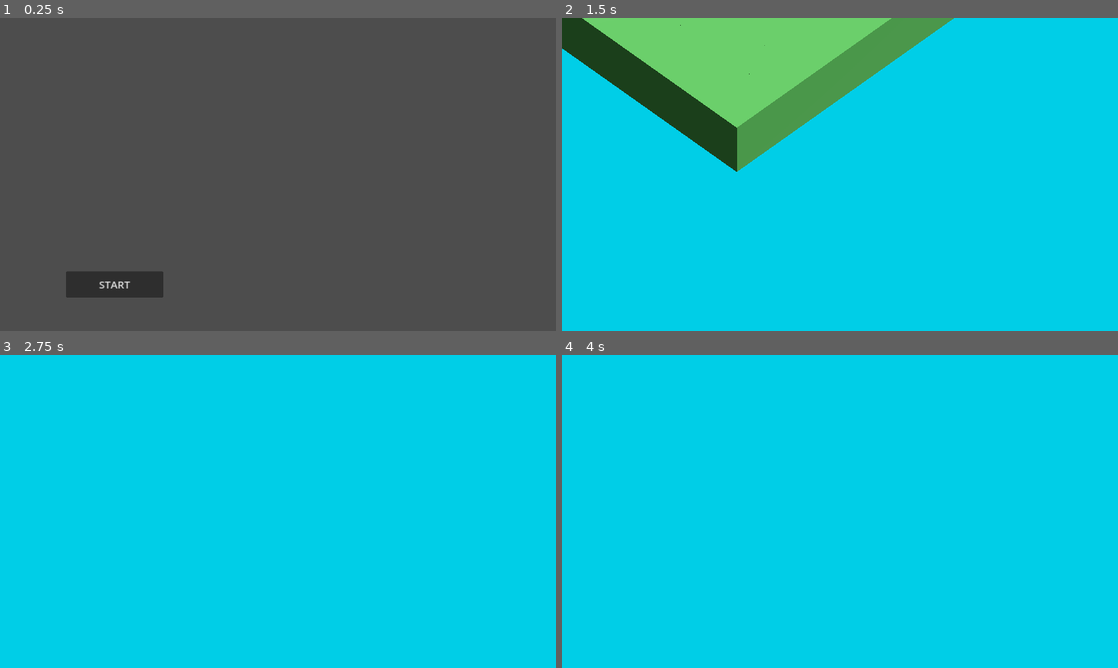
Above: before the commit, frames 1-4 (two rows, left to right).
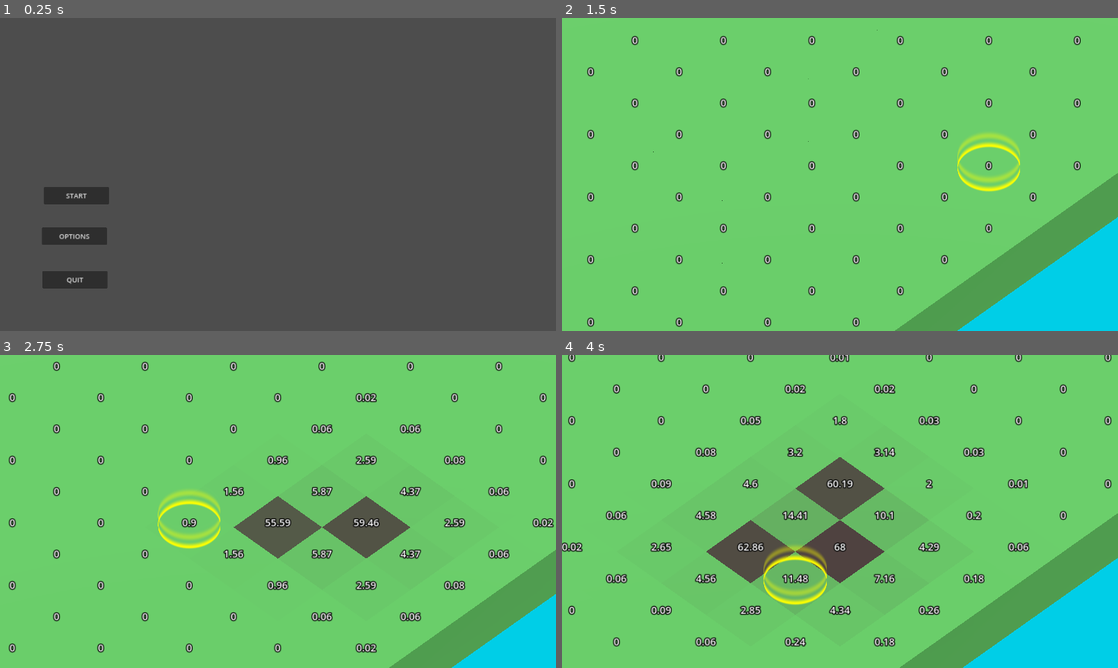
Above: after the commit, the same moments.

Repository: cyps8/FCapitalismJam2024
Game: Godot game, scene res://Nodes/Scenes/root.tscn
Two runs of this game, one before a commit and one after it. Both use one fixed random seed, a clock stepped at 60 frames per second and the inputs below.
Inputs (mouse positions are in pixels of both pictures, inside the frame that each line leads up to):
- Up to frame 1 (0.25 s): no input
- Up to frame 2 (1.5 s): click "START" at 0.5 s; move the mouse to (962, 158) at 1.27 s; hold D (MoveRight) from 1.28 s (still down); click (962, 158) at 1.35 s
- Up to frame 3 (2.75 s): move the mouse to (166, 527) at 2.02 s; release D (MoveRight) at 2.03 s; hold S (MoveDown) from 2.03 s (still down); click (166, 527) at 2.1 s
- Up to frame 4 (4 s): move the mouse to (895, 442) at 2.77 s; release S (MoveDown) at 2.78 s; hold D (MoveRight) 2.78-3.53 s; tap Mouse wheel up (ZoomIn) at 2.85 s; click (895, 442) at 3.05 s; move the mouse to (812, 574) at 3.52 s; hold W (MoveUp) from 3.53 s (still down); tap Mouse wheel down (ZoomOut) at 3.6 s; click (812, 574) at 3.8 s

The runs differ from the first frame. In frame 1, 2.5% of the frame differs, in the area x 7-30%, y 54-90%; in frame 2, 85%; in frame 3, 98%, in the area x 0-100%, y 0-100%; in frame 4, 95%.

Commit message:
[+Added] Pollution???

Diff:
--- a/Nodes/Game/tile.tscn
+++ b/Nodes/Game/tile.tscn
@@ -1,17 +1,24 @@
-[gd_scene load_steps=5 format=3 uid="uid://6l6ywq8ju052"]
+[gd_scene load_steps=6 format=3 uid="uid://6l6ywq8ju052"]
 
 [ext_resource type="Script" path="res://Scripts/Game/Tile.gd" id="1_64qnr"]
 
 [sub_resource type="StandardMaterial3D" id="StandardMaterial3D_gkaye"]
+resource_local_to_scene = true
 albedo_color = Color(0.239216, 0.454902, 0.239216, 1)
 
 [sub_resource type="BoxMesh" id="BoxMesh_1wqv5"]
+resource_local_to_scene = true
 material = SubResource("StandardMaterial3D_gkaye")
 
 [sub_resource type="BoxShape3D" id="BoxShape3D_tateg"]
 
+[sub_resource type="SphereShape3D" id="SphereShape3D_dpk3h"]
+radius = 1.5
+
 [node name="Tile" type="StaticBody3D" groups=["Tile"]]
 script = ExtResource("1_64qnr")
+healthyColor = Color(0.239216, 0.454902, 0.239216, 1)
+unhealthyColor = Color(0.145098, 0, 0.0941176, 1)
 
 [node name="Mesh" type="MeshInstance3D" parent="."]
 mesh = SubResource("BoxMesh_1wqv5")
@@ -19,3 +26,16 @@
 
 [node name="Shape" type="CollisionShape3D" parent="."]
 shape = SubResource("BoxShape3D_tateg")
+
+[node name="Influence" type="Area3D" parent="."]
+
+[node name="Sphere" type="CollisionShape3D" parent="Influence"]
+shape = SubResource("SphereShape3D_dpk3h")
+
+[node name="DebugPollution" type="Label3D" parent="."]
+transform = Transform3D(1, 0, 0, 0, 1, 0, 0, 0, 1, 0, 0.608642, 0)
+billboard = 1
+text = "0.0"
+
+[connection signal="body_entered" from="Influence" to="." method="UpdateArea" binds= [true]]
+[connection signal="body_exited" from="Influence" to="." method="UpdateArea" binds= [false]]
--- a/Scripts/Game/Tile.gd
+++ b/Scripts/Game/Tile.gd
@@ -1,3 +1,45 @@
 extends StaticBody3D
 
+class_name Tile
+
 @export var selectOffset: Vector3 = Vector3(0, 0.75, 0)
+
+var health: float = 100.0
+
+var maxHealth: float = 100.0
+
+var directPollution: float = 0.0 # Pollution from a direct pollution source
+var indirectPollution: float = 0.0 # Pollution from nearby polluted tiles
+
+var gatheredPollution: float = 0.0 # Pollution gathered this tick
+
+var tilesInArea: Array[Tile] = []
+
+@export var healthyColor: Color = Color(0.0, 1.0, 0.0, 1.0)
+@export var unhealthyColor: Color = Color(1.0, 0.0, 0.0, 1.0)
+
+func UpdateArea(body: Node3D, enter: bool):
+    if body is Tile:
+        if enter:
+            tilesInArea.append(body)
+        else:
+            tilesInArea.erase(body)
+
+func SendPollution():
+    for tile in tilesInArea:
+        tile.gatheredPollution += ((directPollution / 1.5) + (indirectPollution / 4.0)) * (2 - position.distance_to(tile.position))
+
+
+func ApplyIndirect():
+    indirectPollution += gatheredPollution * 0.05
+
+    indirectPollution *= 0.9
+    if indirectPollution + directPollution > 100.0:
+        indirectPollution = 100.0 - directPollution
+
+    $DebugPollution.text = str(snapped(indirectPollution + directPollution, 0.01))
+    gatheredPollution = 0.0
+
+    health = clamp(maxHealth - indirectPollution - directPollution, 0.0, maxHealth)
+
+    $Mesh.mesh.material.albedo_color = healthyColor.lerp(unhealthyColor, 1.0 - (health / maxHealth))
--- a/Scripts/Game/World.gd
+++ b/Scripts/Game/World.gd
@@ -6,28 +6,44 @@
 @export var tileIns: PackedScene
 var select: Node3D
 
+var tilesInWorld: Array[Tile] = []
+
+var pollutionTick: float = 0.0
+
 func _init():
 	ins = self
 
 func _ready():
 	select = $Select
 	select.visible = false
-	for i in range(5):
-		for j in range(5):
+	for i in range(15):
+		for j in range(15):
 			var tile = tileIns.instantiate()
 			tile.position = Vector3(i, 0, j)
 			add_child(tile)
-	Cam.ins.Focus(Vector3(2, 0, 2), false)
+			tilesInWorld.append(tile)
+	Cam.ins.Focus(Vector3(7, 0, 7), false)
 
-func _process(_dt):
+func _process(dt):
 	var tile = SelectRay()
 	if tile != null:
 		if Input.is_action_just_pressed("Select"):
 			Cam.ins.Focus(tile.position)
+			tile.directPollution = 50.0
 		select.position = tile.position + tile.selectOffset
 		select.visible = true
 	else:
 		select.visible = false
+	pollutionTick -= dt
+	if pollutionTick < 0.0:
+		UpdateTiles()
+		pollutionTick += 0.5
+
+func UpdateTiles():
+	for tile in tilesInWorld:
+		tile.SendPollution()
+	for tile in tilesInWorld:
+		tile.ApplyIndirect()
 
 func SelectRay() -> Node3D:
 	var camOrigin = Cam.ins.project_ray_origin(get_viewport().get_mouse_position())
--- a/project.godot
+++ b/project.godot
@@ -17,8 +17,8 @@
 
 [display]
 
-window/size/viewport_width=1280
-window/size/viewport_height=720
+window/size/viewport_width=1920
+window/size/viewport_height=1080
 window/stretch/mode="canvas_items"
 window/stretch/aspect="expand"
 
